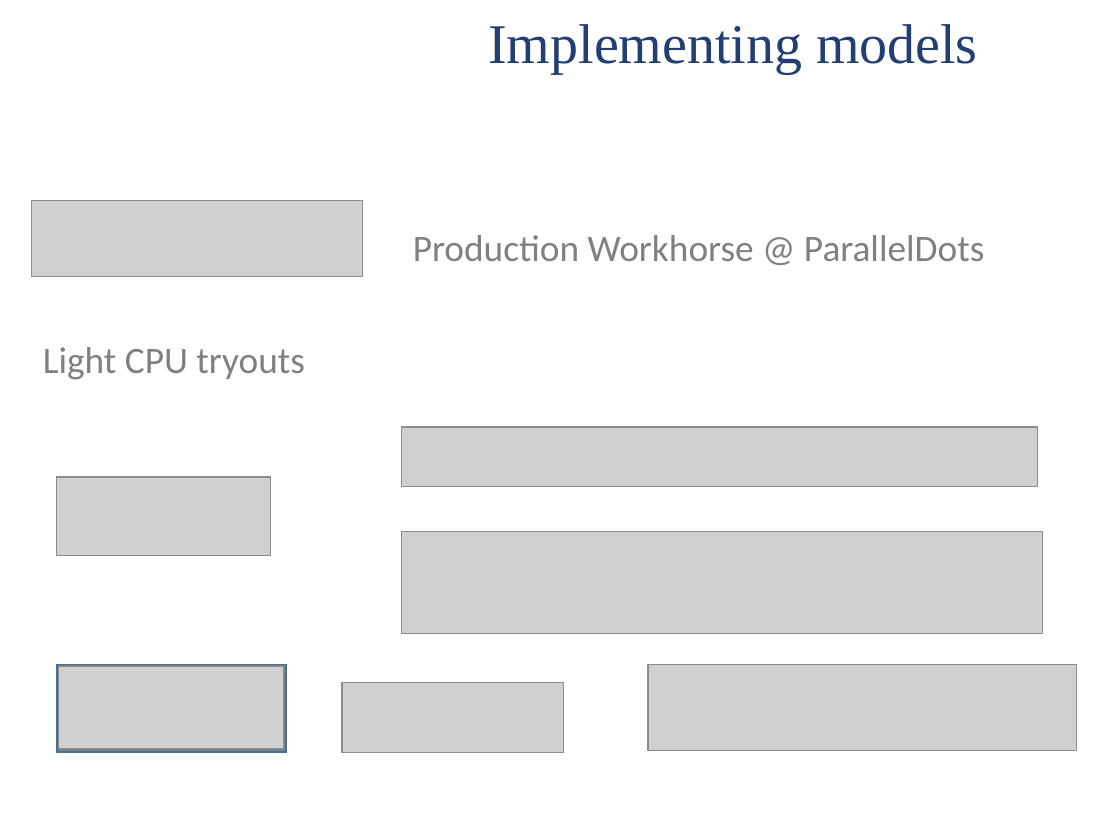
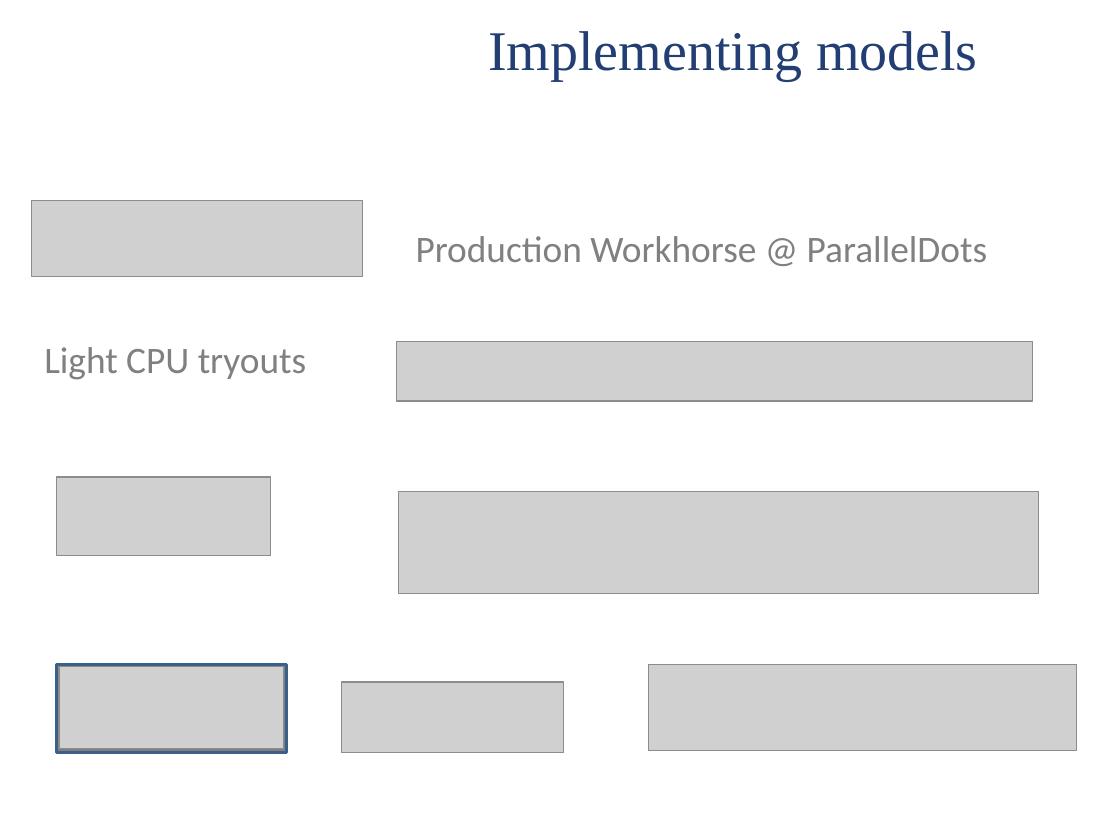
Before and after one commit to ParallelDots/Talks, a slide deck: slide 12 of Fifth_Element_Talk-Muktabh_Mayank.pptx. Drawn at 1120x840 pixels with LibreOffice and Linux fonts; fonts in the diff are those of the drawing; grey boxes stand for pictures; background and template pictures are left out. Boxes give left, top, right and bottom in pixels: in the first picture for what was removed or moved away, otherwise in the second. Text is boxed around its words. In the diff, an @@ line names an element or a change of style, - is before the commit and + after.

```diff
--- a/Fifth_Element_Talk-Muktabh_Mayank.pptx
+++ b/Fifth_Element_Talk-Muktabh_Mayank.pptx
@@ text "Implementing models" at [488, 31, 978, 81]: line spacing 0.9 to 1 @@
@@ picture: place and size @@
-picture at [402, 427, 1038, 486]
+picture at [396, 342, 1033, 401]
@@ picture: place and size @@
-picture at [402, 532, 1043, 634]
+picture at [399, 492, 1039, 594]
@@ rectangle at [57, 664, 287, 752]: outline #43739E 1 pt to #3A5F8C 2 pt @@
```
Also in this commit, not shown: 12 other slides changed, 1 other file.
